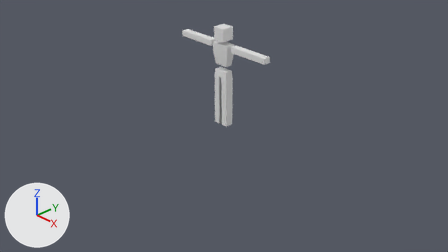
Renders of the Blender file Human Skeleton.blend from each side of a commit.
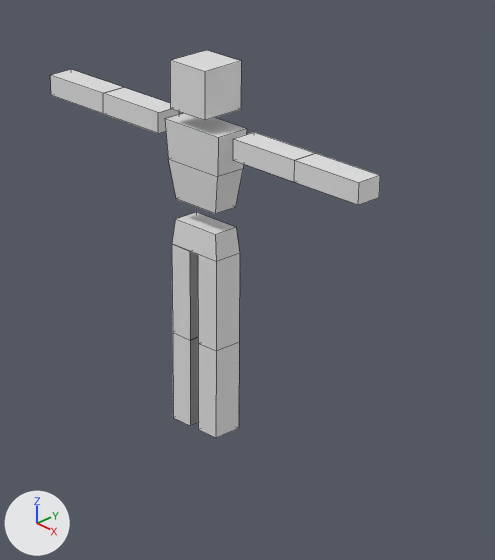
Each version appears first from the file's camera 'Camera', and next in a close-up on the part from 38% to 67% of the width and 4% to 63% of the height. The axes (+X, +Y, +Z) are drawn at lower left. The lights are the same throughout. The close-ups show mesh edges as thin lines.

The first close-up shows 'Lower Legs'.
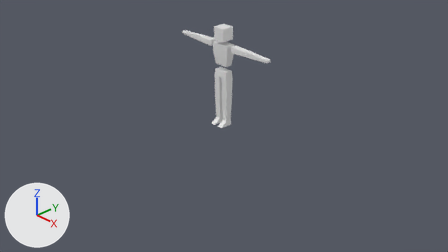
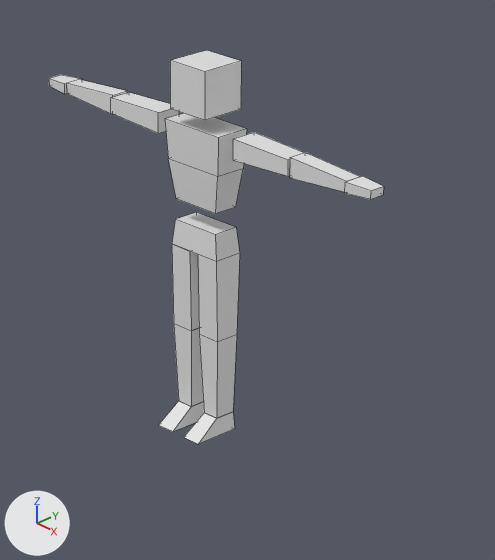
What differs and where, as boxes [x1, y1, x2, y2] in the close-ups (495 x 560 px):
'Lower Legs', reshaped
    before: [50, 50, 380, 438]
    after: [49, 50, 384, 444]
part 1 of me_cube, rebuilt (7% narrower, 12% shorter)
    before: [198, 343, 239, 438]
    after: [199, 335, 237, 418]
part 2 of me_cube, rebuilt
    before: [173, 333, 190, 426]
    after: [174, 324, 203, 406]
part 3 of me_cube, rebuilt (18% narrower, 23% shorter)
    before: [294, 153, 380, 205]
    after: [290, 152, 360, 192]
part 4 of me_cube, rebuilt (19% narrower, 22% shorter)
    before: [50, 69, 124, 114]
    after: [67, 80, 127, 115]
part 5 of me_cube, deleted
    before: [190, 337, 198, 426]
part 6 of me_cube, deleted
    before: [190, 251, 198, 340]
part 7 of me_cube, built on
    before: [103, 88, 315, 351]
    after: [49, 75, 384, 444]

The edits, one by one:
me_cube is used by ob_lower_legs; location (0.0, 0.0, 0.0); scale (0.15, 0.075, 0.225).
me_cube had 100 vertices, 72 faces and spanned x -6.75..6.75, y -1.5..1.5, z 0.0..8.0.
me_cube now has 124 vertices, 94 faces and spans x -7.05..7.05, y -2.4..1.5, z 0.0..8.0.
me_cube part 1: the loose piece of 8 vertices spanning x 0.18..1.0, y -1.0..1.0, z 0.0..2.0 is rebuilt with 8 vertices and now spans x 0.18..1.0, y -0.9..0.78, z 0.4..2.2.
me_cube part 2: the loose piece of 8 vertices spanning x -1.0..-0.18, y -1.0..1.0, z 0.0..2.0 is rebuilt with 8 vertices and now spans x -1.0..-0.18, y -0.9..0.78, z 0.4..2.2.
me_cube part 3: the loose piece of 8 vertices spanning x 4.2..6.75, y -0.87..0.87, z 6.28..6.72 is rebuilt with 8 vertices and now spans x 3.9..6.15, y -0.61..0.61, z 6.29..6.71.
me_cube part 4: the loose piece of 8 vertices spanning x -6.75..-4.2, y -0.87..0.87, z 6.28..6.72 is rebuilt with 8 vertices and now spans x -6.15..-3.9, y -0.61..0.61, z 6.29..6.71.
me_cube part 5: the loose piece of 4 vertices spanning x -0.18, y -1.0..1.0, z 0.0..2.0 is deleted.
me_cube part 6: the loose piece of 4 vertices spanning x -0.18, y -1.0..1.0, z 2.0..4.0 is deleted.
Part 7, on me_cube:
4 vertices in x -1.0..1.0, y 1.0, z 2.0 move by (0.0, -0.22, 0.2).
4 vertices in x -1.0..1.0, y -1.0, z 2.0 move by (0.0, 0.1, 0.2).
8 vertices move from x -4.2..4.2, y -0.87..0.87, z 6.28..6.72 to x -3.9..3.9, y -0.77..0.77, z 6.33..6.67.
24 vertices are added at x -7.05..7.05, y -2.4..0.78, z 0.0..6.61.
8 new vertices lie (0.0, 1.44, 0.0) away from vertices in x -6.15..6.15, y -0.72, z 0.4..6.61.
24 new faces join them.
